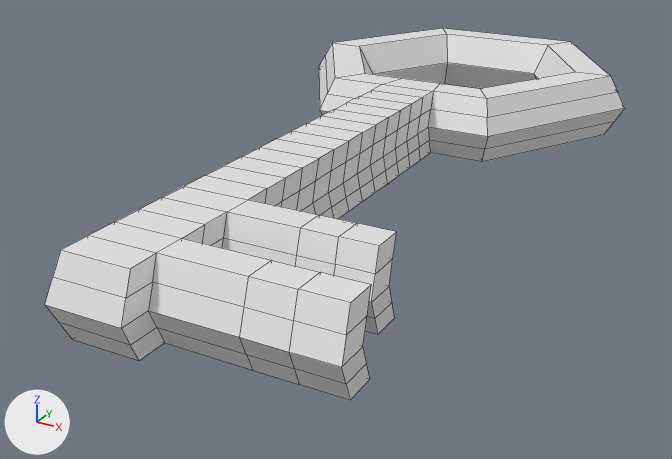
The Blender file Obj_Key_Normal_A.blend as it was, and as the next commit left it.
Rendered twice from a 50 mm lens placed at (5.79, -6.6, 1.87), pointed at (3.23, -1.95, -0.46). The lights are fixed; the arrows at lower left show +X, +Y and +Z. The first picture is the older version. Mesh edges are drawn as thin lines.

Script lines for the objects in view, before the commit:
```python
me_torus_001 = bpy.data.meshes.new('Torus.001')
me_torus_001.from_pydata(...)  # 317 vertices, 316 faces, 1 loose edge; spans x -1.25..1.89, y -4.15..1.08, z -0.22..0.22
ob_torus_001 = bpy.data.objects.new('Torus.001', me_torus_001)
ob_torus_001.location = (3.247, 0.0, 0.0)
```
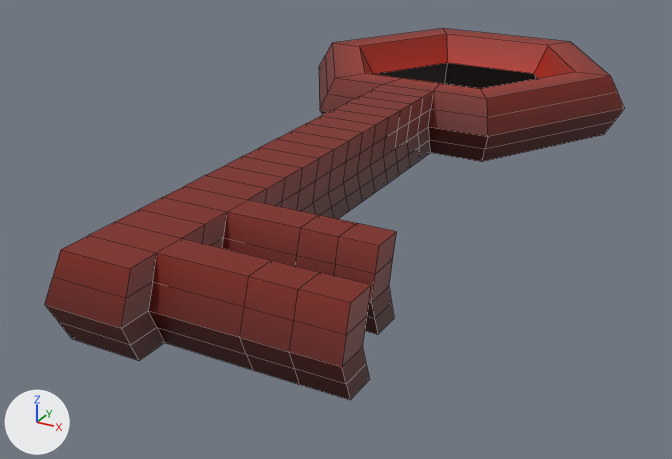
Changed parts and their boxes (x1, y1, x2, y2) in the pictures (672 x 459 px):
part 1 of me_torus_001, recoloured (white to red)
    both: (45, 28, 625, 400)

Edits to the bpy script that builds the scene:
```text
Add img_color_palette_png:
    img_color_palette_png = load_image('Color_palette.png', 'Color_palette.png', 512, 512, 'sRGB')
Add mat_material_001:
    mat_material_001 = principled_material('Material.001')
    mat_material_001.texture = img_color_palette_png
Change me_torus_001:
    used by ob_torus_001; location = (3.247, 0.0, 0.0)
    remove me_torus_001.from_pydata(...)  # 317 vertices, 316 faces, 1 loose edge; spans x -1.25..1.89, y -4.15..1.08, z -0.22..0.22
    add me_torus_001.from_pydata(...)  # 316 vertices, 316 faces; spans x -1.25..1.25, y -4.15..1.08, z -0.22..0.22
    me_torus_001 part 1: 316 faces spanning x -1.25..1.25, y -4.15..1.08, z -0.22..0.22 switch from no material to mat_material_001 (picture img_color_palette_png)
    edits to the shape of me_torus_001 do not show in these pictures
```
